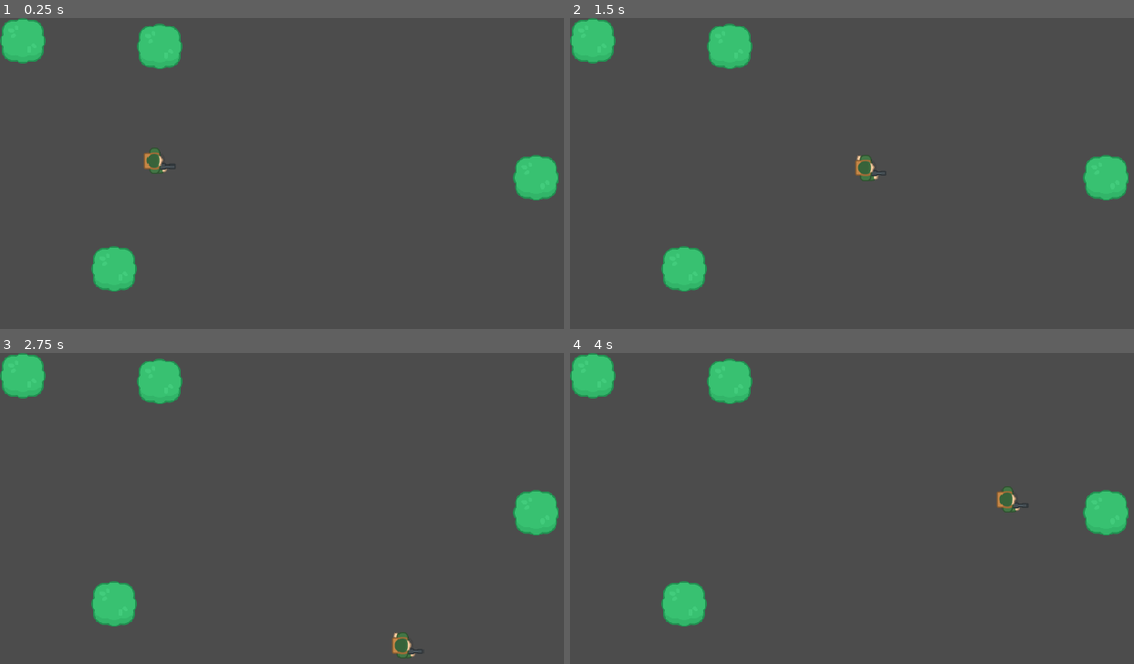
Above: before the commit, frames 1-4 (two rows, left to right).
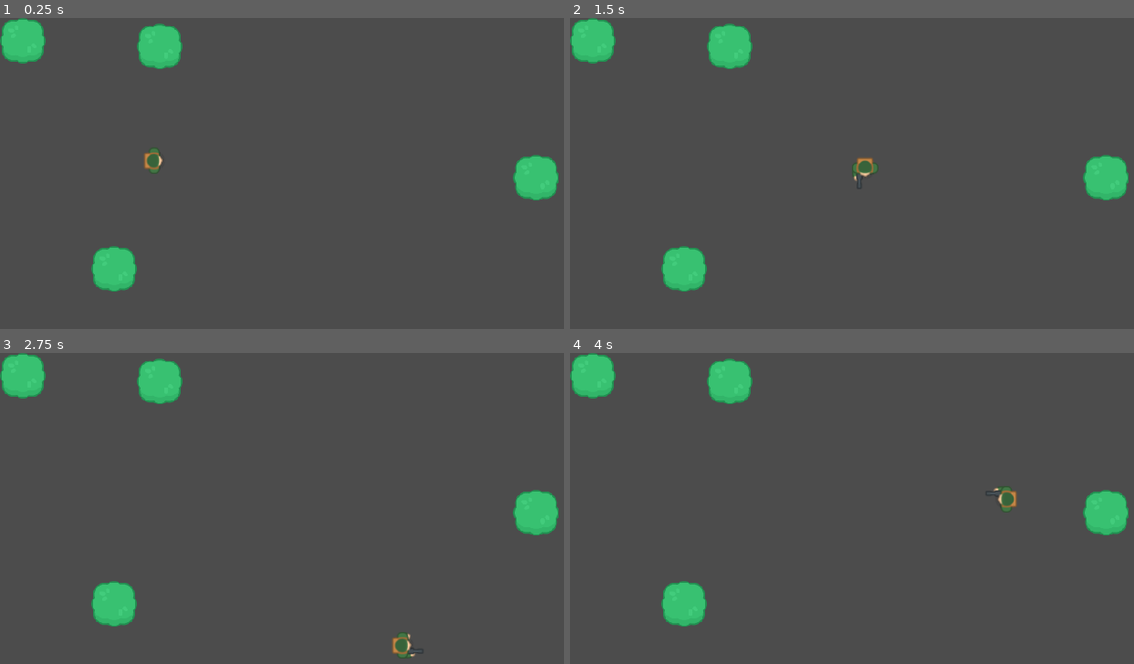
Above: after the commit, the same moments.

Repository: Sweet-john/Crowd_game
Game: Godot game, scene res://World.tscn
The game is run twice, just before and just after one commit, with the same random seed, the same clock (stepped at 60 frames per second) and the same inputs.
Inputs:
- Up to frame 1 (0.25 s): no input
- Up to frame 2 (1.5 s): tap Enter at 0.5 s; hold D (move_right) 0.53-1.28 s; hold S (move_down) from 1.28 s (still down)
- Up to frame 3 (2.75 s): release S (move_down) at 2.03 s; hold D (move_right) from 2.03 s (still down)
- Up to frame 4 (4 s): release D (move_right) at 2.78 s; hold W (move_up) 2.78-3.53 s; hold A (move_left) from 3.53 s (still down)

The runs differ from the first frame. In frame 1, less than 0.1% of the frame differs, in the area x 25-32%, y 43-50%; in frame 2, 0.2%, in the area x 50-56%, y 43-55%; in frame 3, less than 0.1%; in frame 4, 0.2%.

Commit message:
'animation_done'

Diff:
--- a/Player.gd
+++ b/Player.gd
@@ -4,6 +4,9 @@
 const MAX_SPEED = 280
 const ACCELERATION = 650
 const FRICTION = 650
+
+onready var animation_tree = $AnimationTree
+onready var animation_State = animation_tree.get("parameters/playback")
 
 # Called every frame. 'delta' is the elapsed time since the previous frame.
 func _process(delta):
@@ -13,8 +16,12 @@
 	input_vector = input_vector.normalized()
 
 	if input_vector != Vector2.ZERO:
+		animation_tree.set("parameters/Idle/blend_position", input_vector)
+		animation_tree.set("parameters/Run/blend_position", input_vector)
+		animation_State.travel("Run")
 		velocity = velocity.move_toward(input_vector * MAX_SPEED, ACCELERATION * delta)
 	else:
+		animation_State.travel("Idle")
 		velocity = velocity.move_toward(Vector2.ZERO, FRICTION * delta)
 
 	velocity = move_and_slide(velocity)
--- a/Player.tscn
+++ b/Player.tscn
@@ -1,15 +1,83 @@
-[gd_scene load_steps=6 format=2]
+[gd_scene load_steps=27 format=2]
 
 [ext_resource path="res://Player.gd" type="Script" id=1]
-[ext_resource path="res://Player Ani.png" type="Texture" id=2]
+[ext_resource path="res://Player.png" type="Texture" id=2]
 
 [sub_resource type="CircleShape2D" id=4]
 radius = 16.0312
 
+[sub_resource type="Animation" id=8]
+resource_name = "IdleDown"
+length = 0.1
+loop = true
+tracks/0/type = "value"
+tracks/0/path = NodePath("Soldier:frame")
+tracks/0/interp = 1
+tracks/0/loop_wrap = true
+tracks/0/imported = false
+tracks/0/enabled = true
+tracks/0/keys = {
+"times": PoolRealArray( 0 ),
+"transitions": PoolRealArray( 1 ),
+"update": 1,
+"values": [ 18 ]
+}
+
+[sub_resource type="Animation" id=9]
+resource_name = "IdleLeft"
+length = 0.1
+loop = true
+tracks/0/type = "value"
+tracks/0/path = NodePath("Soldier:frame")
+tracks/0/interp = 1
+tracks/0/loop_wrap = true
+tracks/0/imported = false
+tracks/0/enabled = true
+tracks/0/keys = {
+"times": PoolRealArray( 0 ),
+"transitions": PoolRealArray( 1 ),
+"update": 1,
+"values": [ 12 ]
+}
+
+[sub_resource type="Animation" id=10]
+resource_name = "IdleRight"
+length = 0.1
+loop = true
+tracks/0/type = "value"
+tracks/0/path = NodePath("Soldier:frame")
+tracks/0/interp = 1
+tracks/0/loop_wrap = true
+tracks/0/imported = false
+tracks/0/enabled = true
+tracks/0/keys = {
+"times": PoolRealArray( 0 ),
+"transitions": PoolRealArray( 1 ),
+"update": 1,
+"values": [ 0 ]
+}
+
+[sub_resource type="Animation" id=11]
+resource_name = "IdleUp"
+length = 0.1
+loop = true
+tracks/0/type = "value"
+tracks/0/path = NodePath("Soldier:frame")
+tracks/0/interp = 1
+tracks/0/loop_wrap = true
+tracks/0/imported = false
+tracks/0/enabled = true
+tracks/0/keys = {
+"times": PoolRealArray( 0 ),
+"transitions": PoolRealArray( 1 ),
+"update": 1,
+"values": [ 6 ]
+}
+
 [sub_resource type="Animation" id=3]
 length = 0.001
 tracks/0/type = "value"
-tracks/0/path = NodePath("Soldier1Stand:frame")
+tracks/0/path = NodePath("Soldier:frame")
 tracks/0/interp = 1
 tracks/0/loop_wrap = true
 tracks/0/imported = false
@@ -21,12 +89,46 @@
 "values": [  ]
 }
 
+[sub_resource type="Animation" id=6]
+resource_name = "RunDown"
+length = 0.6
+loop = true
+tracks/0/type = "value"
+tracks/0/path = NodePath("Soldier:frame")
+tracks/0/interp = 1
+tracks/0/loop_wrap = true
+tracks/0/imported = false
+tracks/0/enabled = true
+tracks/0/keys = {
+"times": PoolRealArray( 0, 0.1, 0.2, 0.3, 0.4, 0.5 ),
+"transitions": PoolRealArray( 1, 1, 1, 1, 1, 1 ),
+"update": 1,
+"values": [ 19, 20, 21, 22, 23, 23 ]
+}
+
+[sub_resource type="Animation" id=7]
+resource_name = "RunLeft"
+length = 0.6
+loop = true
+tracks/0/type = "value"
+tracks/0/path = NodePath("Soldier:frame")
+tracks/0/interp = 1
+tracks/0/loop_wrap = true
+tracks/0/imported = false
+tracks/0/enabled = true
+tracks/0/keys = {
+"times": PoolRealArray( 0, 0.1, 0.2, 0.3, 0.4, 0.5 ),
+"transitions": PoolRealArray( 1, 1, 1, 1, 1, 1 ),
+"update": 1,
+"values": [ 13, 14, 15, 16, 17, 17 ]
+}
+
 [sub_resource type="Animation" id=2]
 resource_name = "RunRight"
 length = 0.6
 loop = true
 tracks/0/type = "value"
-tracks/0/path = NodePath("Soldier1Stand:frame")
+tracks/0/path = NodePath("Soldier:frame")
 tracks/0/interp = 1
 tracks/0/loop_wrap = true
 tracks/0/imported = false
@@ -37,20 +139,114 @@
 "update": 1,
 "values": [ 1, 2, 3, 4, 5, 5 ]
 }
+
+[sub_resource type="Animation" id=5]
+resource_name = "RunUp"
+length = 0.6
+loop = true
+tracks/0/type = "value"
+tracks/0/path = NodePath("Soldier:frame")
+tracks/0/interp = 1
+tracks/0/loop_wrap = true
+tracks/0/imported = false
+tracks/0/enabled = true
+tracks/0/keys = {
+"times": PoolRealArray( 0, 0.1, 0.2, 0.3, 0.4, 0.5 ),
+"transitions": PoolRealArray( 1, 1, 1, 1, 1, 1 ),
+"update": 1,
+"values": [ 7, 8, 8, 10, 11, 11 ]
+}
+
+[sub_resource type="AnimationNodeAnimation" id=12]
+animation = "IdleLeft"
+
+[sub_resource type="AnimationNodeAnimation" id=13]
+animation = "IdleDown"
+
+[sub_resource type="AnimationNodeAnimation" id=14]
+animation = "IdleRight"
+
+[sub_resource type="AnimationNodeAnimation" id=15]
+animation = "IdleUp"
+
+[sub_resource type="AnimationNodeBlendSpace2D" id=16]
+blend_point_0/node = SubResource( 12 )
+blend_point_0/pos = Vector2( -1, 0 )
+blend_point_1/node = SubResource( 13 )
+blend_point_1/pos = Vector2( 0, 1.1 )
+blend_point_2/node = SubResource( 14 )
+blend_point_2/pos = Vector2( 1, 0 )
+blend_point_3/node = SubResource( 15 )
+blend_point_3/pos = Vector2( 0, -1.1 )
+min_space = Vector2( -1, -1.1 )
+max_space = Vector2( 1, 1.1 )
+blend_mode = 1
+
+[sub_resource type="AnimationNodeAnimation" id=17]
+animation = "RunLeft"
+
+[sub_resource type="AnimationNodeAnimation" id=18]
+animation = "RunDown"
+
+[sub_resource type="AnimationNodeAnimation" id=19]
+animation = "RunRight"
+
+[sub_resource type="AnimationNodeAnimation" id=20]
+animation = "RunUp"
+
+[sub_resource type="AnimationNodeBlendSpace2D" id=21]
+blend_point_0/node = SubResource( 17 )
+blend_point_0/pos = Vector2( -1, 0 )
+blend_point_1/node = SubResource( 18 )
+blend_point_1/pos = Vector2( 0, 1.1 )
+blend_point_2/node = SubResource( 19 )
+blend_point_2/pos = Vector2( 1, 0 )
+blend_point_3/node = SubResource( 20 )
+blend_point_3/pos = Vector2( 0, -1.1 )
+min_space = Vector2( -1, -1.1 )
+max_space = Vector2( 1, 1.1 )
+blend_mode = 1
+
+[sub_resource type="AnimationNodeStateMachineTransition" id=22]
+
+[sub_resource type="AnimationNodeStateMachineTransition" id=23]
+
+[sub_resource type="AnimationNodeStateMachine" id=24]
+states/Idle/node = SubResource( 16 )
+states/Idle/position = Vector2( 255, 80 )
+states/Run/node = SubResource( 21 )
+states/Run/position = Vector2( 459, 80 )
+transitions = [ "Idle", "Run", SubResource( 22 ), "Run", "Idle", SubResource( 23 ) ]
+start_node = "Idle"
+
+[sub_resource type="AnimationNodeStateMachinePlayback" id=25]
 
 [node name="Player" type="KinematicBody2D"]
 script = ExtResource( 1 )
 
-[node name="Soldier1Stand" type="Sprite" parent="."]
+[node name="Soldier" type="Sprite" parent="."]
 scale = Vector2( 1.32813, 1.32813 )
 texture = ExtResource( 2 )
-hframes = 60
-frame = 3
+hframes = 24
 
 [node name="CollisionShape2D" type="CollisionShape2D" parent="."]
 shape = SubResource( 4 )
 
 [node name="AnimationPlayer" type="AnimationPlayer" parent="."]
-autoplay = "RunRight"
+anims/IdleDown = SubResource( 8 )
+anims/IdleLeft = SubResource( 9 )
+anims/IdleRight = SubResource( 10 )
+anims/IdleUp = SubResource( 11 )
 anims/RESET = SubResource( 3 )
+anims/RunDown = SubResource( 6 )
+anims/RunLeft = SubResource( 7 )
 anims/RunRight = SubResource( 2 )
+anims/RunUp = SubResource( 5 )
+
+[node name="AnimationTree" type="AnimationTree" parent="."]
+tree_root = SubResource( 24 )
+anim_player = NodePath("../AnimationPlayer")
+active = true
+parameters/playback = SubResource( 25 )
+parameters/Idle/blend_position = Vector2( 0.124218, 0.0284483 )
+parameters/Run/blend_position = Vector2( 0, 0 )
Binary file added: PNG/Player Ani.png
Not shown, added: PNG/Player Ani.png.import
Binary file removed: Player Ani.png
Not shown, removed: Player Ani.png.import
Binary file added: Player.png
